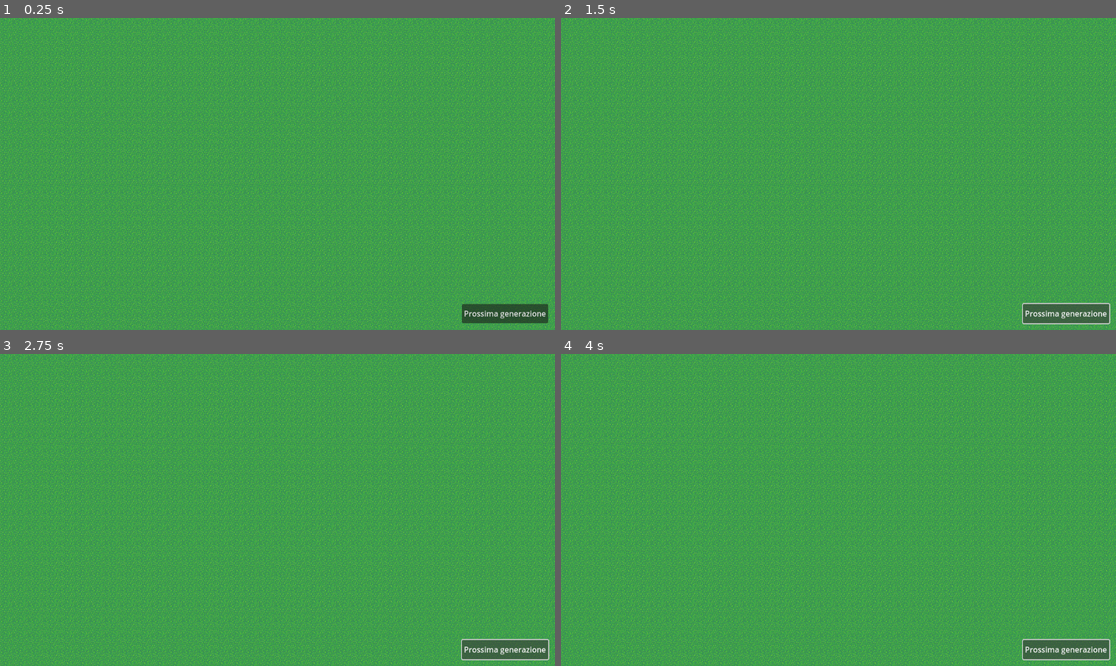
Above: before the commit, frames 1-4 (two rows, left to right).
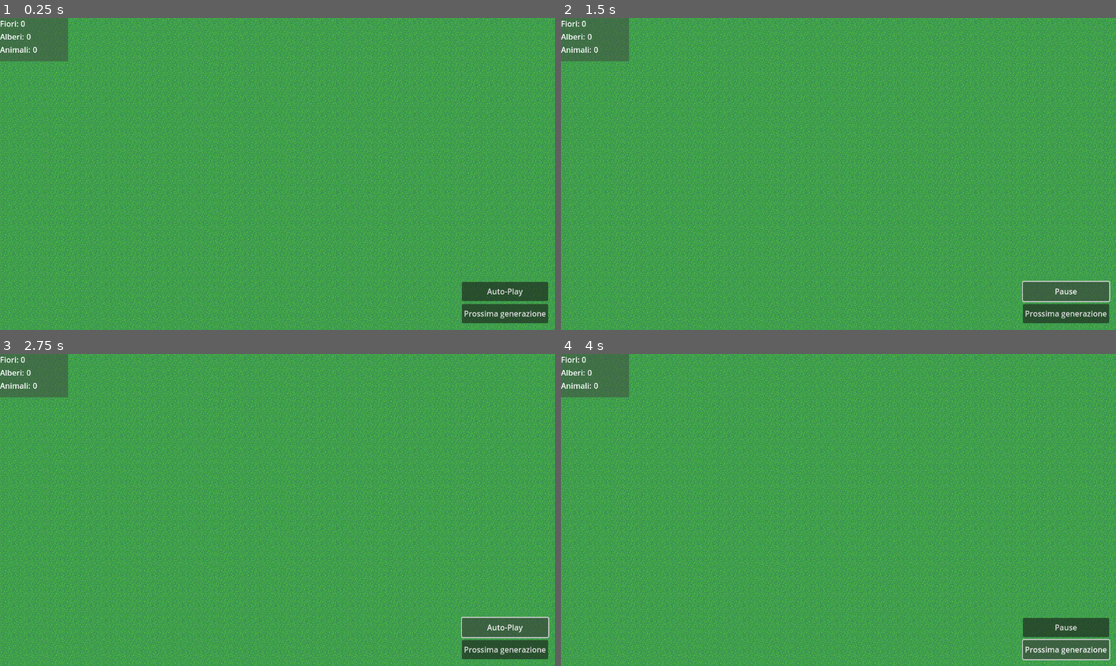
Above: after the commit, the same moments.

Repository: Pyos92/Panta-Rhei
Game: Godot game, scene res://scenes/main.tscn
Two runs of this game, one before a commit and one after it. Both use one fixed random seed, a clock stepped at 60 frames per second and the inputs below.
Inputs:
- Up to frame 1 (0.25 s): no input
- Up to frame 2 (1.5 s): click "Prossima generazione" at 0.5 s; click "Prossima generazione" (after the commit: "Auto-Play") at 1.25 s
- Up to frame 3 (2.75 s): click "Prossima generazione" (after the commit: "Pause") at 2 s
- Up to frame 4 (4 s): click "Prossima generazione" (after the commit: "Auto-Play") at 2.75 s; click "Prossima generazione" at 3.5 s

The runs differ from the first frame. In frame 1, 2.7% of the frame differs, in the area x 0-99%, y 0-91%; in frame 2, 3.0%, in the area x 0-99%, y 0-99%; in frame 3, 3.0%; in frame 4, 2.7%.

Commit message:
Conteggio entità e auto-play

Diff:
--- a/scenes/entities/tile.gd
+++ b/scenes/entities/tile.gd
@@ -28,45 +28,41 @@
 		position = Vector2i(coords.x * CELL_SIZE, coords.y * CELL_SIZE)
 var next_step_action := CellNextStep.IDLE
 var root_tile : Tile = null
+var branch_tiles : Array[Tile] = []
 
 func _ready() -> void:
-	clear_tile()
 	coords_label.text = str(int(coords.x)) + ", " + str(int(coords.y))
 	GameManager.debug_mode_switched.connect(func(): coords_label.visible = GameManager.debug_mode)
 
 func clear_tile():
-	if type == CellType.TREE:
-		clear_tree()
-	else:
-		type = CellType.EMPTY
-		sprite.texture = load(SPRITE_EMPTY)
-		next_step_action = CellNextStep.IDLE
+	_update_global_count(type, CellType.EMPTY)
+	for branch_tile in branch_tiles:
+		branch_tile.clear_tile()
+	type = CellType.EMPTY
+	root_tile = null
+	sub_type = 0
+	sprite.texture = load(SPRITE_EMPTY)
+	next_step_action = CellNextStep.IDLE
 
-#Va chiamato sempre e solo sulla tile principale
-func clear_tree():
-	type = CellType.EMPTY
-	clear_tile()
-	var t2 : Tile = GameManager.grid_manager.get_tile_at(coords, Vector2i.RIGHT)
-	t2.type = CellType.EMPTY
-	t2.clear_tile()
-	var t3 : Tile = GameManager.grid_manager.get_tile_at(coords, Vector2i.DOWN)
-	t3.type = CellType.EMPTY
-	t3.clear_tile()
-	var t4 : Tile = GameManager.grid_manager.get_tile_at(coords, Vector2i.DOWN+Vector2i.RIGHT)
-	t4.type = CellType.EMPTY
-	t4.clear_tile()
 
 func spawn_flower():
+	_update_global_count(type, CellType.FLOWER)
 	type = CellType.FLOWER
 	sprite.texture = load(SPRITE_FLOWER)
 	next_step_action = CellNextStep.IDLE
 
 func spawn_tree():
+	_update_global_count(type, CellType.TREE)
 	_spawn_tree(self, 1)
-	GameManager.grid_manager.get_tile_at(coords, Vector2i.RIGHT)._spawn_tree(self, 2)
-	GameManager.grid_manager.get_tile_at(coords, Vector2i.DOWN)._spawn_tree(self, 3)
-	GameManager.grid_manager.get_tile_at(coords, Vector2i.DOWN+Vector2i.RIGHT)._spawn_tree(self, 4)
-	next_step_action = CellNextStep.IDLE
+	var t2 : Tile = GameManager.grid_manager.get_tile_at(coords, Vector2i.RIGHT)
+	t2._spawn_tree(self, 2)
+	branch_tiles.append(t2)
+	var t3 : Tile = GameManager.grid_manager.get_tile_at(coords, Vector2i.DOWN)
+	t3._spawn_tree(self, 3)
+	branch_tiles.append(t3)
+	var t4 : Tile = GameManager.grid_manager.get_tile_at(coords, Vector2i.DOWN+Vector2i.RIGHT)
+	t4._spawn_tree(self, 4)
+	branch_tiles.append(t4)
 
 func _spawn_tree(root_tile : Tile, _sub_type : int):
 	type = CellType.TREE
@@ -80,23 +76,18 @@
 	next_step_action = CellNextStep.IDLE
 
 func spawn_animal():
+	_update_global_count(type, CellType.ANIMAL)
 	type = CellType.ANIMAL
 	sprite.texture = load(SPRITE_ANIMAL)
 	next_step_action = CellNextStep.IDLE
 
 func set_next_step_action(action : CellNextStep):
 	next_step_action = action
-	if type == CellType.TREE:
-		var t2 : Tile = GameManager.grid_manager.get_tile_at(coords, Vector2i.RIGHT)
-		var t3 : Tile = GameManager.grid_manager.get_tile_at(coords, Vector2i.DOWN)
-		var t4 : Tile = GameManager.grid_manager.get_tile_at(coords, Vector2i.DOWN+Vector2i.RIGHT)
-		if next_step_action == CellNextStep.GROW_TREE: next_step_action = CellNextStep.GROW_TREE_BRANCHES
-		#Propaga le azioni di vita, morte e crescita
-		if next_step_action in [CellNextStep.IDLE,CellNextStep.LIVE,CellNextStep.GROW_TREE_BRANCHES,CellNextStep.DIE]:
-			t2.next_step_action = next_step_action
-			t3.next_step_action = next_step_action
-			t4.next_step_action = next_step_action
-
+	for branch_tile in branch_tiles:
+		if next_step_action in [CellNextStep.GROW_TREE]:
+			branch_tile.next_step_action = CellNextStep.GROW_TREE_BRANCHES
+		elif next_step_action in [CellNextStep.IDLE, CellNextStep.LIVE, CellNextStep.DIE]:
+			branch_tile.next_step_action = next_step_action
 
 func is_empty() -> bool:
 	return type == CellType.EMPTY
@@ -107,6 +98,12 @@
 func has_animal() -> bool:
 	return type == CellType.ANIMAL
 
+func _update_global_count(old_type : CellType, new_type : CellType) -> void:
+	var label_old : Label = GameManager.ui.get_label_of_type(old_type)
+	var label_new : Label = GameManager.ui.get_label_of_type(new_type)
+	if label_old != null: label_old.text = str(int(label_old.text) - 1)
+	if label_new != null: label_new.text = str(int(label_new.text) + 1)
+
 func _to_string() -> String:
 	var str_type : String = CellType.keys()[type]
 	return str_type + "   " + GameManager.Vectors.stringify_Vector2(coords)
--- a/scenes/main.tscn
+++ b/scenes/main.tscn
@@ -1,10 +1,14 @@
-[gd_scene load_steps=6 format=3 uid="uid://fnjmhy4b5oxb"]
+[gd_scene load_steps=8 format=3 uid="uid://fnjmhy4b5oxb"]
 
 [ext_resource type="Script" uid="uid://cam1euptsdw4m" path="res://scenes/main.gd" id="1_vcsgt"]
 [ext_resource type="PackedScene" uid="uid://cr48hg8gov81g" path="res://scenes/GridManager.tscn" id="2_c01mt"]
 [ext_resource type="Script" uid="uid://ure2f8i6krfo" path="res://scenes/ui/ui.gd" id="3_nxtc6"]
+[ext_resource type="Script" uid="uid://55hms2ooh78n" path="res://scenes/ui/autoplay_button.gd" id="4_c01mt"]
 [ext_resource type="Script" uid="uid://gc437gsw6sq7" path="res://scenes/ui/step_button.gd" id="4_jlsqs"]
 [ext_resource type="PackedScene" uid="uid://kniluiw8wnxt" path="res://scenes/ui/SpawnMenu.tscn" id="5_q8u5g"]
+
+[sub_resource type="StyleBoxFlat" id="StyleBoxFlat_c01mt"]
+bg_color = Color(0.25490198, 0.25490198, 0.25490198, 0.49019608)
 
 [node name="Main" type="Node2D"]
 script = ExtResource("1_vcsgt")
@@ -26,6 +30,23 @@
 size_flags_vertical = 3
 mouse_filter = 2
 script = ExtResource("3_nxtc6")
+
+[node name="AutoPlay" type="Button" parent="CanvasLayer/UI"]
+unique_name_in_owner = true
+layout_mode = 1
+anchors_preset = 3
+anchor_left = 1.0
+anchor_top = 1.0
+anchor_right = 1.0
+anchor_bottom = 1.0
+offset_left = -193.0
+offset_top = -100.0
+offset_right = -14.0
+offset_bottom = -60.0
+grow_horizontal = 0
+grow_vertical = 0
+text = "Auto-Play"
+script = ExtResource("4_c01mt")
 
 [node name="Step" type="Button" parent="CanvasLayer/UI"]
 unique_name_in_owner = true
@@ -53,3 +74,48 @@
 anchor_top = 0.5
 anchor_right = 0.5
 anchor_bottom = 0.5
+
+[node name="PanelContainer" type="PanelContainer" parent="CanvasLayer/UI"]
+layout_mode = 0
+offset_right = 141.0
+offset_bottom = 90.0
+theme_override_styles/panel = SubResource("StyleBoxFlat_c01mt")
+
+[node name="VBoxContainer" type="VBoxContainer" parent="CanvasLayer/UI/PanelContainer"]
+layout_mode = 2
+
+[node name="HBoxContainer" type="HBoxContainer" parent="CanvasLayer/UI/PanelContainer/VBoxContainer"]
+layout_mode = 2
+
+[node name="Label" type="Label" parent="CanvasLayer/UI/PanelContainer/VBoxContainer/HBoxContainer"]
+layout_mode = 2
+text = "Fiori:"
+
+[node name="NumFiori" type="Label" parent="CanvasLayer/UI/PanelContainer/VBoxContainer/HBoxContainer"]
+unique_name_in_owner = true
+layout_mode = 2
+text = "0"
+
+[node name="HBoxContainer2" type="HBoxContainer" parent="CanvasLayer/UI/PanelContainer/VBoxContainer"]
+layout_mode = 2
+
+[node name="Label" type="Label" parent="CanvasLayer/UI/PanelContainer/VBoxContainer/HBoxContainer2"]
+layout_mode = 2
+text = "Alberi:"
+
+[node name="NumAlberi" type="Label" parent="CanvasLayer/UI/PanelContainer/VBoxContainer/HBoxContainer2"]
+unique_name_in_owner = true
+layout_mode = 2
+text = "0"
+
+[node name="HBoxContainer3" type="HBoxContainer" parent="CanvasLayer/UI/PanelContainer/VBoxContainer"]
+layout_mode = 2
+
+[node name="Label" type="Label" parent="CanvasLayer/UI/PanelContainer/VBoxContainer/HBoxContainer3"]
+layout_mode = 2
+text = "Animali:"
+
+[node name="NumAnimali" type="Label" parent="CanvasLayer/UI/PanelContainer/VBoxContainer/HBoxContainer3"]
+unique_name_in_owner = true
+layout_mode = 2
+text = "0"
--- /dev/null
+++ b/scenes/ui/autoplay_button.gd
@@ -0,0 +1,28 @@
+extends Button
+
+var cumulative_delta : float = 0
+
+# Called when the node enters the scene tree for the first time.
+func _ready() -> void:
+	pressed.connect(on_pressed)
+
+func _process(delta: float) -> void:
+	match GameManager.current_game_state:
+		GameManager.GameState.MANUAL:
+			return
+		GameManager.GameState.AUTOMATED:
+			var now_tick = Time.get_datetime_dict_from_system()
+			cumulative_delta += delta
+			if cumulative_delta > 1:
+				cumulative_delta = 0
+				GameManager.main.go_to_next_gen()
+
+func on_pressed() -> void:
+	match GameManager.current_game_state:
+		GameManager.GameState.MANUAL:
+			text = "Pause"
+			GameManager.current_game_state = GameManager.GameState.AUTOMATED
+		GameManager.GameState.AUTOMATED:
+			text = "Auto-Play"
+			GameManager.current_game_state = GameManager.GameState.MANUAL
+	GameManager.ui.spawn_menu.visible = false
--- a/scenes/ui/ui.gd
+++ b/scenes/ui/ui.gd
@@ -3,6 +3,10 @@
 
 @onready var step_button: Button = %Step
 @onready var spawn_menu: SpawnMenu = %SpawnMenu
+@onready var num_fiori: Label = %NumFiori
+@onready var num_alberi: Label = %NumAlberi
+@onready var num_animali: Label = %NumAnimali
+
 
 # Called when the node enters the scene tree for the first time.
 func _ready() -> void:
@@ -11,3 +15,10 @@
 # Called every frame. 'delta' is the elapsed time since the previous frame.
 func _process(delta: float) -> void:
 	pass
+
+func get_label_of_type(type : Tile.CellType) -> Label:
+	match type:
+		Tile.CellType.FLOWER: return num_fiori
+		Tile.CellType.TREE: return num_alberi
+		Tile.CellType.ANIMAL: return num_animali
+	return null
--- a/scripts/autoloads/game_manager.gd
+++ b/scripts/autoloads/game_manager.gd
@@ -3,7 +3,7 @@
 var debug_mode: bool
 
 enum GameState{
-	MANUAL, AUTOMATED
+	MANUAL=0, AUTOMATED=1
 }
 var current_game_state : GameState = GameState.MANUAL
 var grid_manager : GridManager
--- a/scripts/entities/tile_rules/abstract_tile_life_rule.gd
+++ b/scripts/entities/tile_rules/abstract_tile_life_rule.gd
@@ -8,10 +8,14 @@
 
 func apply_next_gen(tile_to_apply: Tile) -> void:
 	match tile_to_apply.next_step_action:
-		Tile.CellNextStep.DIE: tile_to_apply.clear_tile()
-		Tile.CellNextStep.GROW_FLOWER: tile_to_apply.spawn_flower()
-		Tile.CellNextStep.GROW_TREE: tile_to_apply.spawn_tree()
-		Tile.CellNextStep.GROW_ANIMAL: tile_to_apply.spawn_animal()
+		Tile.CellNextStep.DIE:
+			tile_to_apply.clear_tile()
+		Tile.CellNextStep.GROW_FLOWER:
+			tile_to_apply.spawn_flower()
+		Tile.CellNextStep.GROW_TREE:
+			tile_to_apply.spawn_tree()
+		Tile.CellNextStep.GROW_ANIMAL:
+			tile_to_apply.spawn_animal()
 
 func get_tiles_in_area(current_tile : Tile, area : Array[Vector2i], type_filter = null) -> Array[Tile]:
 	var tiles : Array[Tile] = []
--- a/scripts/entities/tile_rules/tree_life_rule.gd
+++ b/scripts/entities/tile_rules/tree_life_rule.gd
@@ -5,6 +5,8 @@
 static var TREE_SEARCH_AREA = build_area(9,9)
 
 func evaluate_next_gen(tile_to_evaluate: Tile) -> void:
+	if tile_to_evaluate.root_tile != null:
+		return
 	var trees : Array[Tile] = get_tiles_in_area(tile_to_evaluate, TREE_SEARCH_AREA, Tile.CellType.TREE)
 	if trees.size() > 0 and trees.size() < 4:
 		tile_to_evaluate.set_next_step_action(Tile.CellNextStep.LIVE)
